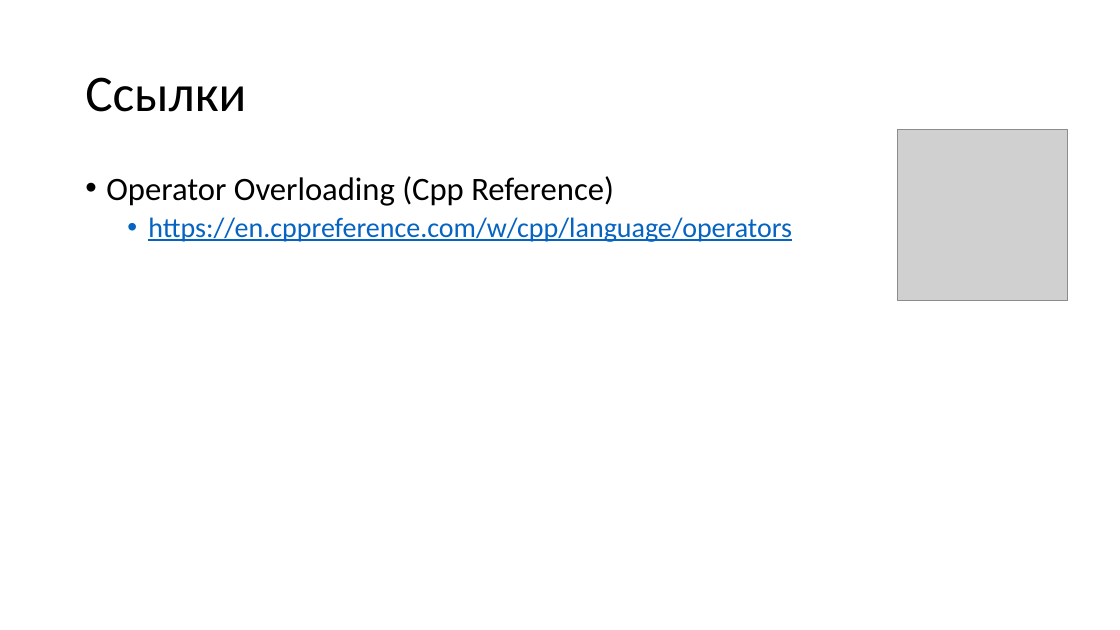
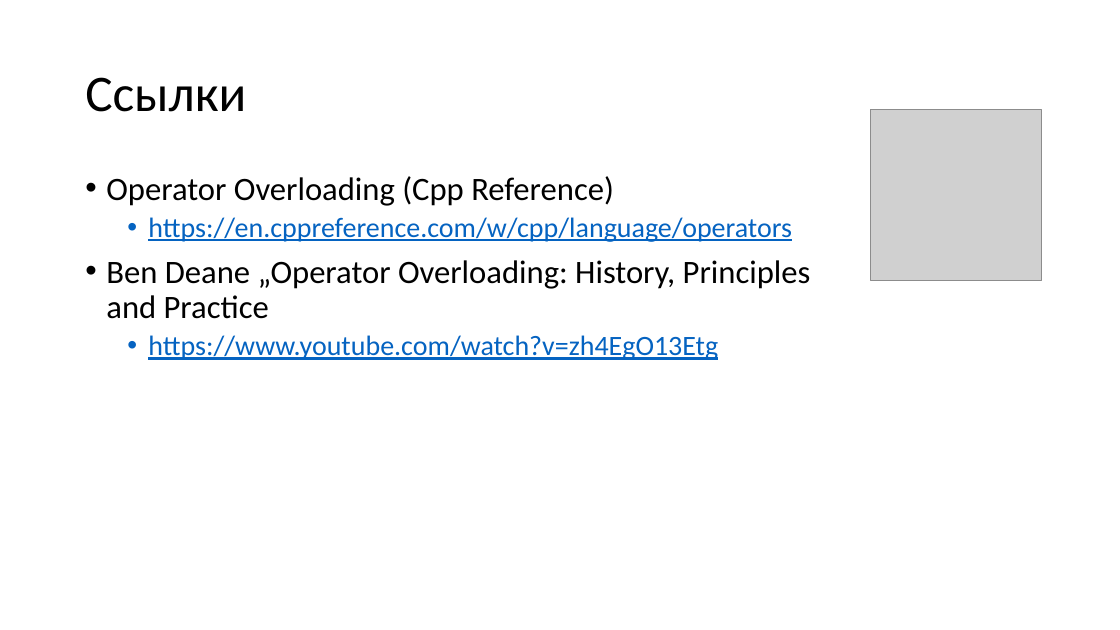
Before and after one commit to alexey-malov/oop, a slide deck: slide 97 of lectures/04/Дружественные функции и классы. Перегрузка операций.pptx. Drawn at 1120x630 pixels with LibreOffice and Linux fonts; fonts in the diff are those of the drawing; grey boxes stand for pictures. Boxes give left, top, right and bottom in pixels: in the first picture for what was removed or moved away, otherwise in the second. Text is boxed around its words. In the diff, an @@ line names an element or a change of style, - is before the commit and + after.

```diff
--- a/lectures/04/Дружественные функции и классы. Перегрузка операций.pptx
+++ b/lectures/04/Дружественные функции и классы. Перегрузка операций.pptx
@@ picture: place and size @@
-picture at [897, 130, 1068, 301]
+picture at [871, 110, 1042, 281]
@@ text at [106, 260, 811, 360]: paragraphs added @@
+• Ben Deane „Operator Overloading: History, Principles and Practice
+  • https://www.youtube.com/watch?v=zh4EgO13Etg
```
Also in this commit, not shown: 3 other slides changed.
